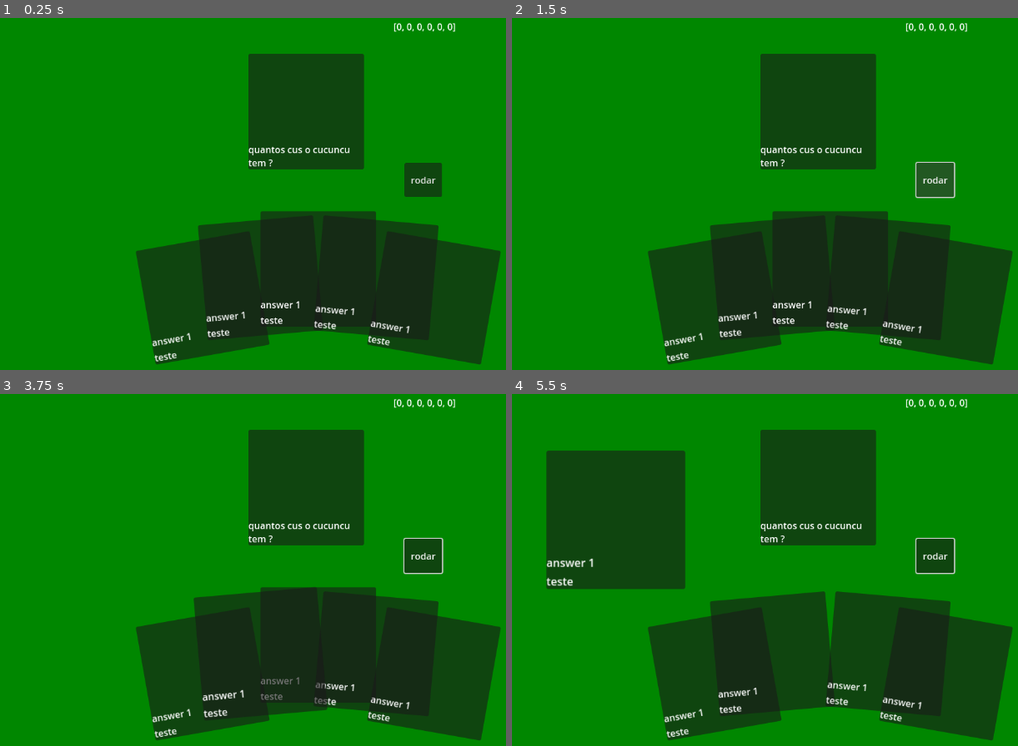
Above: before the commit, frames 1-4 (two rows, left to right).
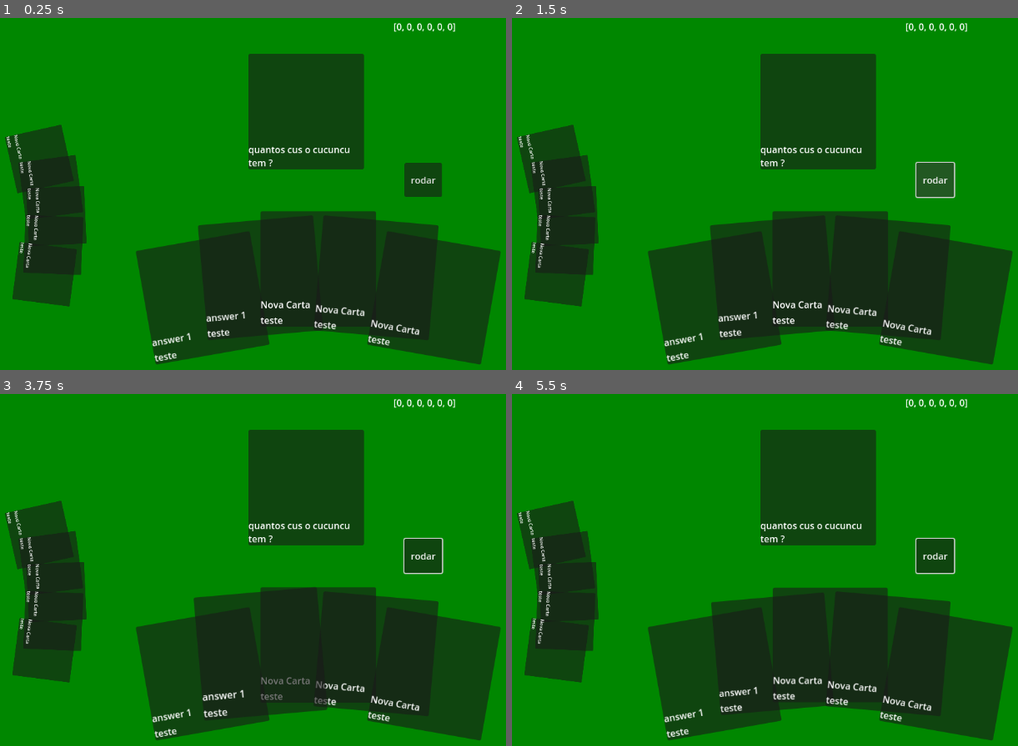
Above: after the commit, the same moments.

Repository: nitsuboy/greatestcardgame-retested
Game: Godot game, scene res://scenes/GameManager.tscn
Two runs of this game, one before a commit and one after it. Both use one fixed random seed, a clock stepped at 60 frames per second and the inputs below.
Inputs (mouse positions are in pixels of both pictures, inside the frame that each line leads up to):
- Up to frame 1 (0.25 s): no input
- Up to frame 2 (1.5 s): click "rodar" at 0.5 s; click "rodar" at 1.25 s
- Up to frame 3 (3.75 s): click "rodar" at 2 s; tap Enter at 2.75 s; move the mouse to (450, 555) at 2.77 s; press the mouse at (450, 555) at 2.78 s; release the mouse at (450, 555) at 3.5 s; tap Space at 3.5 s; drag from (172, 594) to (268, 650) at 3.52 s
- Up to frame 4 (5.5 s): move the mouse to (881, 492) at 4.27 s; press the mouse at (881, 492) at 4.28 s; release the mouse at (881, 492) at 5 s; tap Enter at 5 s; drag from (780, 650) to (618, 520) at 5.02 s

The runs differ from the first frame. In frame 1, 6.4% of the frame differs, in the area x 0-83%, y 30-91%; in frame 2, 6.4%; in frame 3, 6.4%; in frame 4, 21%, in the area x 0-83%, y 16-92%.

Commit message:
Refactor card system to use component-based architecture fixes #7
Introduces CardComponent, DraggableComponent, PlayableComponent, and QuestionComponent for modular card behaviors. Updates Card, CardData, and related resources to support components. Refactors effect scripts and resources, adds new effects, and updates deck and question handling. Removes unused signals and question cards, and adds a second player to the game scene.

Diff:
--- a/resources/cards/Effects/transfer2.tres
+++ b/resources/Components/Effects/answer0.tres
@@ -1,7 +1,7 @@
 [gd_resource type="Resource" script_class="TransferEffect2" load_steps=2 format=3 uid="uid://bujoyjqxqpeeh"]
 
-[ext_resource type="Script" uid="uid://bxlty3dt5r06h" path="res://scripts/cards/effects/BasicTransferEffect2.gd" id="1_ixh4b"]
+[ext_resource type="Script" uid="uid://bxlty3dt5r06h" path="res://scripts/cards/effects/TransferToQuestionEffect.gd" id="1_uvde3"]
 
 [resource]
-script = ExtResource("1_ixh4b")
+script = ExtResource("1_uvde3")
 metadata/_custom_type_script = "uid://bxlty3dt5r06h"
--- /dev/null
+++ b/resources/Components/Effects/answer1.tres
@@ -0,0 +1,8 @@
+[gd_resource type="Resource" script_class="TransferEffect2" load_steps=2 format=3 uid="uid://qofdhcwh6p74"]
+
+[ext_resource type="Script" uid="uid://bxlty3dt5r06h" path="res://scripts/cards/effects/TransferToQuestionEffect.gd" id="1_v6axh"]
+
+[resource]
+script = ExtResource("1_v6axh")
+answer = 1
+metadata/_custom_type_script = "uid://bxlty3dt5r06h"
--- /dev/null
+++ b/resources/Components/draggableComponent.tres
@@ -0,0 +1,7 @@
+[gd_resource type="Resource" script_class="Draggable" load_steps=2 format=3 uid="uid://85ptg6fg5rgj"]
+
+[ext_resource type="Script" uid="uid://6f6hap7foiu8" path="res://scripts/cards/components/DraggableComponent.gd" id="1_pypvd"]
+
+[resource]
+script = ExtResource("1_pypvd")
+metadata/_custom_type_script = "uid://6f6hap7foiu8"
--- /dev/null
+++ b/resources/Components/playableComponent.tres
@@ -0,0 +1,7 @@
+[gd_resource type="Resource" script_class="Playable" load_steps=2 format=3 uid="uid://bkc6xe5ilx8o3"]
+
+[ext_resource type="Script" uid="uid://cysiugxrr6lkt" path="res://scripts/cards/components/PlayableComponent.gd" id="1_cekmf"]
+
+[resource]
+script = ExtResource("1_cekmf")
+metadata/_custom_type_script = "uid://cysiugxrr6lkt"
--- a/resources/cards/Actions/cardtest1.tres
+++ b/resources/cards/Actions/cardtest1.tres
@@ -2,7 +2,7 @@
 
 [ext_resource type="Script" uid="uid://cnftjia6ub1ge" path="res://scripts/Effect.gd" id="1_k2hkn"]
 [ext_resource type="Script" uid="uid://m1q1ntk8pgeq" path="res://scripts/cards/CardData.gd" id="1_xpi2w"]
-[ext_resource type="Resource" uid="uid://jbc041hibx27" path="res://resources/cards/Effects/pointup.tres" id="2_pumko"]
+[ext_resource type="Resource" uid="uid://jbc041hibx27" path="res://resources/Components/Effects/pointup.tres" id="2_pumko"]
 
 [resource]
 script = ExtResource("1_xpi2w")
--- a/resources/cards/Answers/cardtest12.tres
+++ b/resources/cards/Answers/cardtest12.tres
@@ -1,12 +1,25 @@
-[gd_resource type="Resource" script_class="CardData" load_steps=4 format=3 uid="uid://bf1gjf6en4c5r"]
+[gd_resource type="Resource" script_class="CardData" load_steps=10 format=3 uid="uid://bf1gjf6en4c5r"]
 
 [ext_resource type="Script" uid="uid://cnftjia6ub1ge" path="res://scripts/Effect.gd" id="1_pdwek"]
-[ext_resource type="Resource" uid="uid://bujoyjqxqpeeh" path="res://resources/cards/Effects/transfer2.tres" id="2_tsfbw"]
+[ext_resource type="Script" uid="uid://caf362864ip5p" path="res://scripts/cards/components/CardComponent.gd" id="1_qs3qu"]
+[ext_resource type="Resource" uid="uid://85ptg6fg5rgj" path="res://resources/Components/draggableComponent.tres" id="2_qs3qu"]
 [ext_resource type="Script" uid="uid://m1q1ntk8pgeq" path="res://scripts/cards/CardData.gd" id="3_hgymj"]
+[ext_resource type="Resource" uid="uid://bkc6xe5ilx8o3" path="res://resources/Components/playableComponent.tres" id="3_xa5ah"]
+[ext_resource type="Script" uid="uid://bxlty3dt5r06h" path="res://scripts/cards/effects/TransferToQuestionEffect.gd" id="5_6mgqm"]
+[ext_resource type="Script" uid="uid://h3eyfp3ia63w" path="res://scripts/cards/effects/TransferToSelfEffect.gd" id="6_6huef"]
+
+[sub_resource type="Resource" id="Resource_xa5ah"]
+script = ExtResource("5_6mgqm")
+metadata/_custom_type_script = "uid://bxlty3dt5r06h"
+
+[sub_resource type="Resource" id="Resource_6mgqm"]
+script = ExtResource("6_6huef")
+metadata/_custom_type_script = "uid://h3eyfp3ia63w"
 
 [resource]
 script = ExtResource("3_hgymj")
 card_name = "answer 1"
 description = "teste"
-effects = Array[ExtResource("1_pdwek")]([ExtResource("2_tsfbw")])
+effects = Array[ExtResource("1_pdwek")]([SubResource("Resource_xa5ah"), SubResource("Resource_6mgqm")])
+components = Array[ExtResource("1_qs3qu")]([ExtResource("2_qs3qu"), ExtResource("3_xa5ah")])
 metadata/_custom_type_script = "uid://m1q1ntk8pgeq"
--- a/resources/cards/Answers/cardtest13.tres
+++ b/resources/cards/Answers/cardtest13.tres
@@ -1,9 +1,11 @@
-[gd_resource type="Resource" script_class="CardData" load_steps=3 format=3 uid="uid://nobaovqb1rsu"]
+[gd_resource type="Resource" script_class="CardData" load_steps=4 format=3 uid="uid://nobaovqb1rsu"]
 
 [ext_resource type="Script" uid="uid://cnftjia6ub1ge" path="res://scripts/Effect.gd" id="1_ft7i6"]
+[ext_resource type="Resource" uid="uid://qofdhcwh6p74" path="res://resources/Components/Effects/answer1.tres" id="2_ft7i6"]
 [ext_resource type="Script" uid="uid://m1q1ntk8pgeq" path="res://scripts/cards/CardData.gd" id="3_flo0a"]
 
 [resource]
 script = ExtResource("3_flo0a")
 description = "teste"
+effects = Array[ExtResource("1_ft7i6")]([ExtResource("2_ft7i6")])
 metadata/_custom_type_script = "uid://m1q1ntk8pgeq"
--- a/resources/cards/Questions/Q1T.tres
+++ b/resources/cards/Questions/Q1T.tres
@@ -1,11 +1,18 @@
-[gd_resource type="Resource" script_class="QuestionCardData" load_steps=3 format=3 uid="uid://xbvpyilveqi7"]
+[gd_resource type="Resource" script_class="QuestionCardData" load_steps=6 format=3 uid="uid://xbvpyilveqi7"]
 
 [ext_resource type="Script" uid="uid://cnftjia6ub1ge" path="res://scripts/Effect.gd" id="1_fr5m1"]
+[ext_resource type="Script" uid="uid://caf362864ip5p" path="res://scripts/cards/components/CardComponent.gd" id="1_lwu4f"]
 [ext_resource type="Script" uid="uid://dixi4urwtmmol" path="res://scripts/cards/QuestionCardData.gd" id="1_sy4e3"]
+[ext_resource type="Script" uid="uid://dc80y00bkqre8" path="res://scripts/cards/components/QuestionComponent.gd" id="2_5gjhe"]
+
+[sub_resource type="Resource" id="Resource_lwu4f"]
+script = ExtResource("2_5gjhe")
+metadata/_custom_type_script = "uid://dc80y00bkqre8"
 
 [resource]
 script = ExtResource("1_sy4e3")
 valid_answers = [[true, true, true, true, true, true], [false, false, false, false, false, false], [false, false, false, false, false, false], [false, false, false, false, false, false], [false, false, false, false, false, false], [false, false, false, false, false, false]]
 card_name = ""
 description = "quantos cus o cucuncu tem ?"
+components = Array[ExtResource("1_lwu4f")]([SubResource("Resource_lwu4f")])
 metadata/_custom_type_script = "uid://dixi4urwtmmol"
--- a/resources/cards/Questions/Q2T.tres
+++ /dev/null
@@ -1,11 +0,0 @@
-[gd_resource type="Resource" script_class="QuestionCardData" load_steps=3 format=3 uid="uid://dnrft81l8f8cp"]
-
-[ext_resource type="Script" uid="uid://cnftjia6ub1ge" path="res://scripts/Effect.gd" id="1_mumgo"]
-[ext_resource type="Script" uid="uid://dixi4urwtmmol" path="res://scripts/cards/QuestionCardData.gd" id="1_s5q6v"]
-
-[resource]
-script = ExtResource("1_s5q6v")
-valid_answers = [[true, true, true, true, true, true], [false, false, false, false, false, false], [false, false, false, false, false, false], [false, false, false, false, false, false], [false, false, false, false, false, false], [false, false, false, false, false, false]]
-card_name = ""
-description = "aaaaaaaaaaaaaaaaaaaaaw d"
-metadata/_custom_type_script = "uid://dixi4urwtmmol"
--- a/resources/cards/Questions/Q3T.tres
+++ /dev/null
@@ -1,12 +0,0 @@
-[gd_resource type="Resource" script_class="QuestionCardData" load_steps=2 format=3 uid="uid://dmehg8uuhdn7b"]
-
-[ext_resource type="Script" uid="uid://dixi4urwtmmol" path="res://scripts/cards/QuestionCardData.gd" id="1_1bw7s"]
-
-[resource]
-script = ExtResource("1_1bw7s")
-valid_answers = [[false, false, false, false, false, false], [false, false, false, false, false, false], [false, false, false, false, false, false], [false, false, false, false, false, false], [false, false, false, false, false, false], [false, false, false, false, false, false]]
-quantity = 1
-card_name = "nadinha"
-description = "talveiz"
-card_type = 1
-metadata/_custom_type_script = "uid://dixi4urwtmmol"
--- a/resources/decks/green.tres
+++ b/resources/decks/green.tres
@@ -1,11 +1,12 @@
-[gd_resource type="Resource" script_class="CardDeck" load_steps=4 format=3 uid="uid://p2xwfbsgorwg"]
+[gd_resource type="Resource" script_class="CardDeck" load_steps=5 format=3 uid="uid://p2xwfbsgorwg"]
 
 [ext_resource type="Script" uid="uid://m1q1ntk8pgeq" path="res://scripts/cards/CardData.gd" id="1_7ompg"]
 [ext_resource type="Resource" uid="uid://bf1gjf6en4c5r" path="res://resources/cards/Answers/cardtest12.tres" id="2_cputv"]
 [ext_resource type="Script" uid="uid://bl3cdq0ctw2od" path="res://scripts/cards/CardDeck.gd" id="3_cputv"]
+[ext_resource type="Resource" uid="uid://nobaovqb1rsu" path="res://resources/cards/Answers/cardtest13.tres" id="3_jtbrk"]
 
 [resource]
 script = ExtResource("3_cputv")
-cards_data = Array[ExtResource("1_7ompg")]([ExtResource("2_cputv")])
-cards_quantity = Array[int]([80])
+cards_data = Array[ExtResource("1_7ompg")]([ExtResource("2_cputv"), ExtResource("3_jtbrk")])
+cards_quantity = Array[int]([2, 10])
 metadata/_custom_type_script = "uid://bl3cdq0ctw2od"
--- a/resources/decks/red.tres
+++ b/resources/decks/red.tres
@@ -1,13 +1,11 @@
-[gd_resource type="Resource" script_class="CardDeck" load_steps=6 format=3 uid="uid://d1ntyljif15v7"]
+[gd_resource type="Resource" script_class="CardDeck" load_steps=4 format=3 uid="uid://d1ntyljif15v7"]
 
 [ext_resource type="Script" uid="uid://m1q1ntk8pgeq" path="res://scripts/cards/CardData.gd" id="1_fcbxw"]
 [ext_resource type="Resource" uid="uid://xbvpyilveqi7" path="res://resources/cards/Questions/Q1T.tres" id="2_l2bu3"]
 [ext_resource type="Script" uid="uid://bl3cdq0ctw2od" path="res://scripts/cards/CardDeck.gd" id="3_l2bu3"]
-[ext_resource type="Resource" uid="uid://dnrft81l8f8cp" path="res://resources/cards/Questions/Q2T.tres" id="3_p81j1"]
-[ext_resource type="Resource" uid="uid://dmehg8uuhdn7b" path="res://resources/cards/Questions/Q3T.tres" id="4_ktmto"]
 
 [resource]
 script = ExtResource("3_l2bu3")
-cards_data = Array[ExtResource("1_fcbxw")]([ExtResource("2_l2bu3"), ExtResource("3_p81j1"), ExtResource("4_ktmto")])
-cards_quantity = Array[int]([1, 1, 1])
+cards_data = Array[ExtResource("1_fcbxw")]([ExtResource("2_l2bu3")])
+cards_quantity = Array[int]([1])
 metadata/_custom_type_script = "uid://bl3cdq0ctw2od"
--- a/scenes/GameManager.tscn
+++ b/scenes/GameManager.tscn
@@ -37,6 +37,11 @@
 [node name="Player" parent="." instance=ExtResource("3_rtub8")]
 position = Vector2(601, 444)
 
+[node name="Player2" parent="." instance=ExtResource("3_rtub8")]
+position = Vector2(148, 352.00003)
+rotation = 1.5254178
+scale = Vector2(0.5, 0.5)
+
 [node name="RichTextLabel" type="RichTextLabel" parent="."]
 visible = false
 offset_right = 302.0
@@ -47,3 +52,5 @@
 offset_top = 171.0
 offset_right = 580.0
 offset_bottom = 171.0
+
+[node name="dg" type="Node2D" parent="."]
--- a/scripts/DropZone.gd
+++ b/scripts/DropZone.gd
@@ -6,16 +6,3 @@
 
 func _ready():
 	global_rect = shape.get_rect()
-
-func on_card_dropped(card: Card):
-	print("droped")
-	if !card.card_data:
-		push_warning("Card has no card_data")
-		card.Move(0.1,card.snap_pos,card.snap_rot)
-		return
-	if card.card_data.effects.size() < 1:
-		push_warning("Card has no effects")
-		card.Move(0.1,card.snap_pos,card.snap_rot)
-		return
-	for effect in card.card_data.effects:
-		effect.ApplyEffect(card,who_to_apply)
--- a/scripts/GameManager.gd
+++ b/scripts/GameManager.gd
@@ -5,7 +5,7 @@
 enum GameState { INIT, START_TURN, PLAYER_ACTION, RESOLVE_ACTION, END_TURN, CHECK_WIN, GAME_OVER }
 
 @onready var dealer: Dealer = $Dealer
-@onready var players: Array[Player] = [$Player]  # pode carregar dinamicamente
+@onready var players: Array[Player] = [$Player,$Player2]  # pode carregar dinamicamente
 
 var current_player_index := 0
 var state: GameState = GameState.INIT
@@ -14,6 +14,7 @@
 var pending_action = null
 
 func _ready() -> void:
+	Globals.dg = $dg
 	ChangeState(GameState.INIT)
 
 func _process(_delta: float) -> void:
--- a/scripts/Player.gd
+++ b/scripts/Player.gd
@@ -1,7 +1,6 @@
 extends Node2D
 class_name Player
 
-signal ActionChosen(action_data)
 signal TurnEnded
 
 @export var hand: PlayerHand
--- a/scripts/PlayerHand.gd
+++ b/scripts/PlayerHand.gd
@@ -22,7 +22,7 @@
 
 func AtualizarCartas() -> void:
 	await get_tree().process_frame
-	var ncards := get_child_count()
+	var ncards : int = get_child_count()
 	if ncards == 0:
 		return
 	var offset := hand_size / 2.0
--- a/scripts/Question.gd
+++ b/scripts/Question.gd
@@ -6,21 +6,25 @@
 @export var answers:Array[int] = [0,0,0,0,0,0]
 @export var debug:RichTextLabel
 
-var question:QuestionCardData
+var question:Array
 
 func _process(_delta: float) -> void:
 	debug.text = str(answers)
 
 func ClearQuestion():
-	question = null
+	question = []
 	for n in question_node.get_children():
 		question_node.remove_child(n)
 
-func SetQuestion(card: Card):
+func SetQuestion(card: Card) -> void:
 	ClearQuestion()
 	question_node.add_child(card)
 	card.position = Vector2i.ZERO
-	question = card.card_data
+	var q = card.GetComponent("QuestionComponent")
+	if !q:
+		push_warning("question dont have any answer")
+		return
+	question = q.valid_answers
 
 func Test():
 	var idx = 0
@@ -28,7 +32,7 @@
 		print("testes para %d!" % idx)
 		for i in a:
 			var r = randi_range(0,5)
-			if question.valid_answers[idx][r]:
+			if question[idx][r]:
 				print("point")
 		print("===========")
 		idx+=1
--- a/scripts/cards/Card.gd
+++ b/scripts/cards/Card.gd
@@ -21,19 +21,10 @@
 	if card_data:
 		_apply_card_data()
 
-func  _process(_delta: float) -> void:
+func _process(_delta: float) -> void:
 	if dragging:
 		global_position = get_global_mouse_position()
 		Globals.is_dragging = true
-		if Input.is_action_just_released("mouse_left"):
-			Globals.is_dragging = false
-			dragging = false
-			card_is_focused(false)
-			var dp = check_drop()
-			if dp:
-				dp.on_card_dropped(self)
-				return
-			Move(0.1,snap_pos,snap_rot)
 
 func _apply_card_data() -> void:
 	# Atualiza os elementos de UI
@@ -41,6 +32,37 @@
 	description_label.text = card_data.description
 	artwork.texture = card_data.artwork
 	#background.color = _get_color_for_type(card_data)
+
+func card_is_focused(value:bool) -> void:
+	if Globals.is_dragging:
+		return
+	if value:
+		z_index = 10
+		await Scale(1.2)
+	else:
+		z_index = 0
+		await Scale(1.0)
+
+# interaction
+
+func _on_gui_input(event: InputEvent) -> void:
+	if event.is_action_pressed("mouse_left"):
+		for c in card_data.components:
+			c.on_drag_start(self)
+	if event.is_action_released("mouse_left"):
+		var drop = CheckDrop()
+		for c in card_data.components:
+			c.on_drag_end(self)
+			if drop:
+				c.on_drop(self, drop)
+
+func _on_mouse_entered() -> void:
+	card_is_focused(true)
+
+func _on_mouse_exited() -> void:
+	card_is_focused(false)
+
+# procedural animation
 
 func Move(dur:float,target:Vector2,target_rot:float=rotation_degrees,start:Vector2=position):
 	var t: Tween = create_tween()
@@ -58,34 +80,9 @@
 	t.tween_property(self,"scale",Vector2(s,s),0.4).set_trans(Tween.TRANS_BACK).set_ease(Tween.EASE_OUT)
 	await t.finished
 
-func _on_gui_input(event: InputEvent) -> void:
-	if dragging:
-		return
-	if event.is_action_pressed("mouse_left"):
-		var xf: Transform2D = get_global_transform()
-		var scale_x = xf.x.length()
-		var rodtation = xf.x.angle()
-		Scale(1.2/(scale_x/scale.x))
-		Rotate(0.1,rotation - rodtation)
-		dragging = true
+# Utils
 
-func _on_mouse_entered() -> void:
-	card_is_focused(true)
-
-func _on_mouse_exited() -> void:
-	card_is_focused(false)
-
-func card_is_focused(value:bool) -> void:
-	if Globals.is_dragging:
-		return
-	if value:
-		z_index = 10
-		await Scale(1.2)
-	else:
-		z_index = 0
-		await Scale(1.0)
-
-func check_drop() -> DropZone:
+func CheckDrop() -> DropZone:
 	var drop_area = get_global_mouse_position()
 	var play_area = get_tree().get_nodes_in_group("dropplace")
 
@@ -93,3 +90,9 @@
 		if i.shape.get_rect().has_point(i.to_local(drop_area)):
 			return i
 	return null
+
+func GetComponent(target_type: String):
+	for component in card_data.components:
+		if component.is_class(target_type):
+			return component
+	return null
--- a/scripts/cards/CardData.gd
+++ b/scripts/cards/CardData.gd
@@ -7,3 +7,4 @@
 @export var artwork : Texture2D
 @export var description : String = ""
 @export var effects : Array[Effect]
+@export var components: Array[CardComponent]
--- a/scripts/cards/CardDeck.gd
+++ b/scripts/cards/CardDeck.gd
@@ -3,7 +3,6 @@
 
 signal DeckShuffled
 signal CardDrawn(card_data: CardData)
-signal DeckEmpty
 
 @export var cards_data: Array[CardData]
 @export var cards_quantity: Array[int]
--- a/scripts/cards/Globals.gd
+++ b/scripts/cards/Globals.gd
@@ -1,3 +1,4 @@
 extends Node
 
 var is_dragging : bool
+var dg:Node
--- /dev/null
+++ b/scripts/cards/components/CardComponent.gd
@@ -0,0 +1,11 @@
+extends Resource
+class_name CardComponent
+
+func on_drag_start(_card: Card) -> void:
+	pass
+
+func on_drag_end(_card: Card) -> void:
+	pass
+
+func on_drop(_card: Card, _dropzone: Node) -> void:
+	pass
--- /dev/null
+++ b/scripts/cards/components/DraggableComponent.gd
@@ -0,0 +1,16 @@
+extends CardComponent
+class_name DraggableComponent
+
+func on_drag_start(_card: Card) -> void:
+	var xf: Transform2D = _card.get_global_transform()
+	var scale_x = xf.x.length()
+	var rodtation = xf.x.angle()
+	_card.Scale(1.2/(scale_x/_card.scale.x))
+	_card.Rotate(0.1,_card.rotation - rodtation)
+	_card.dragging = true
+
+func on_drag_end(_card: Card) -> void:
+	_card.dragging = false
+	Globals.is_dragging = false
+	_card.card_is_focused(false)
+	_card.Move(0.1,_card.snap_pos,_card.snap_rot)
--- /dev/null
+++ b/scripts/cards/components/PlayableComponent.gd
@@ -0,0 +1,7 @@
+extends CardComponent
+class_name PlayableComponent
+
+func on_drop(_card: Card, _dropzone: Node) -> void:
+	if _dropzone and _dropzone is DropZone:
+		for effect in _card.card_data.effects:
+			effect.ApplyEffect(_card, _dropzone.who_to_apply)
--- /dev/null
+++ b/scripts/cards/components/QuestionComponent.gd
@@ -0,0 +1,9 @@
+extends CardComponent
+class_name QuestionComponent
+
+@export var valid_answers : = [[false,false,false,false,false,false],
+							   [false,false,false,false,false,false],
+							   [false,false,false,false,false,false],
+							   [false,false,false,false,false,false],
+							   [false,false,false,false,false,false],
+							   [false,false,false,false,false,false]]
--- a/scripts/cards/effects/BasicTransferEffect2.gd
+++ b/scripts/cards/effects/TransferToQuestionEffect.gd
@@ -1,5 +1,5 @@
 extends Effect
-class_name TransferEffect2
+class_name TransferToQuestionEffect
 
 @export var answer:int = 0
 
@@ -10,13 +10,11 @@
 	if _parent.get_parent() is QuestionZone:
 		_parent.get_parent().answers[answer] -= 1
 
-	_parent.remove_child(_card)
-
 	if _argument is QuestionZone:
+		_parent.remove_child(_card)
 		_argument.static_container.add_child(_card)
 		_argument.answers[answer] += 1
-	if _argument is Player:
-		_argument.hand.AddCard(_card)
 
 	_card.global_position = p
+	_card.rotation = 0
 	return null
--- /dev/null
+++ b/scripts/cards/effects/TransferToSelfEffect.gd
@@ -0,0 +1,14 @@
+extends Effect
+class_name TransferToSelfEffect
+
+func ApplyEffect(_card: Card,_argument: Variant) -> Variant:
+	var p = _card.global_position
+	var _parent = _card.get_parent()
+
+	if _argument is Player:
+		_parent.remove_child(_card)
+		_argument.hand.add_child(_card)
+
+	_card.global_position = p
+	_card.rotation = 0
+	return null
Renamed: resources/cards/Effects/pointup.tres -> resources/Components/Effects/pointup.tres
Not shown, added: scripts/cards/components/CardComponent.gd.uid
Not shown, added: scripts/cards/components/DraggableComponent.gd.uid
Not shown, added: scripts/cards/components/PlayableComponent.gd.uid
Not shown, added: scripts/cards/components/QuestionComponent.gd.uid
Renamed: scripts/cards/effects/BasicTransferEffect2.gd.uid -> scripts/cards/effects/TransferToQuestionEffect.gd.uid
Not shown, added: scripts/cards/effects/TransferToSelfEffect.gd.uid
